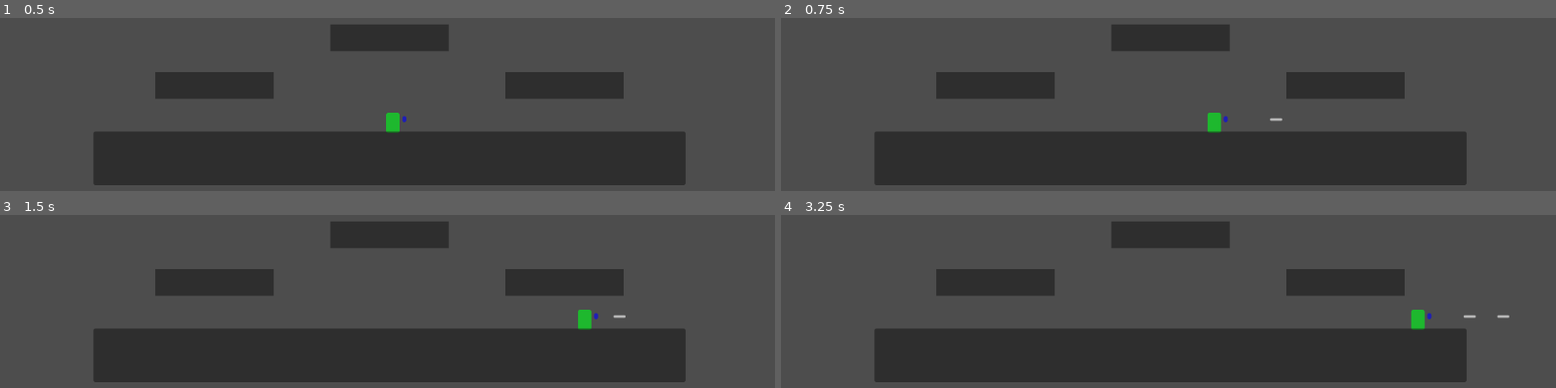
Above: before the commit, frames 1-4 (two rows, left to right).
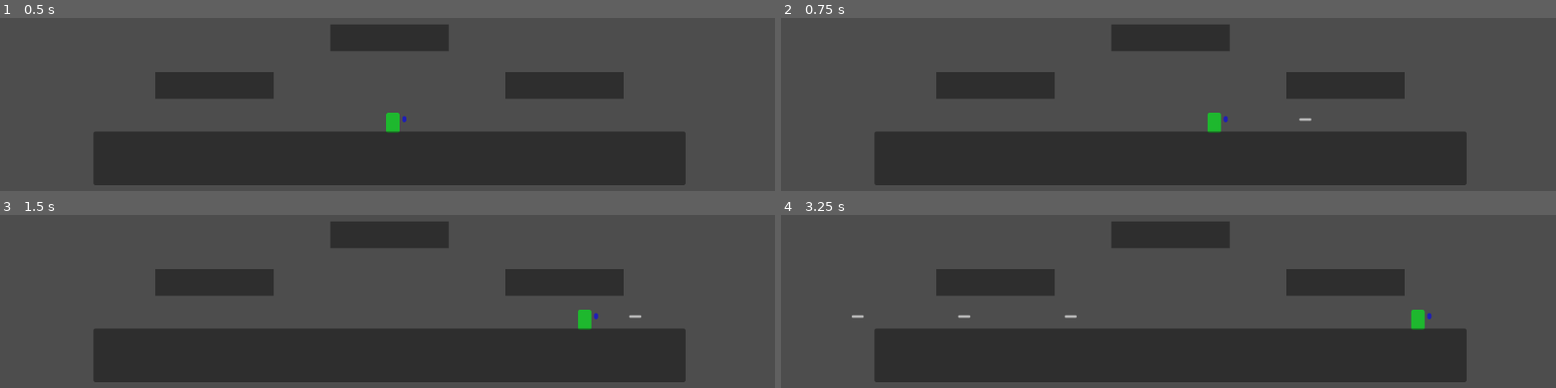
Above: after the commit, the same moments.

Repository: Wherritt/CaptainGameJam
Game: Godot game, scene res://Main.tscn
The game is run twice, just before and just after one commit, with the same random seed, the same clock (stepped at 60 frames per second) and the same inputs.
Inputs:
- Up to frame 1 (0.5 s): no input
- Up to frame 2 (0.75 s): tap Enter (ui_accept) at 0.5 s; hold Right (ui_right) from 0.53 s (still down); hold Enter (ui_accept) from 0.53 s (still down)
- Up to frame 3 (1.5 s): keep holding Right (ui_right); release Enter (ui_accept) at 1.28 s; tap Enter (ui_accept) at 1.35 s
- Up to frame 4 (3.25 s): tap Enter (ui_accept) at 1.52, 1.82, 2.85, 3.02 s; release Right (ui_right) at 2.03 s; hold Left (ui_left) 2.03-2.78 s; hold Enter (ui_accept) 2.03-2.78 s; hold Right (ui_right) from 2.78 s (still down)

Frame 1 is identical in both runs. In frame 2, less than 0.1% of the frame differs, in the area x 63-69%, y 57-60%; in frame 3, less than 0.1%; in frame 4, 0.2%, in the area x 9-94%, y 57-60%.

Commit message:
prep for merge to master

Diff:
--- a/Enemy1/Enemy1Movement.gd
+++ b/Enemy1/Enemy1Movement.gd
@@ -8,6 +8,21 @@
 @onready var ray_cast_left = $RayCastLeft
 @onready var ray_cast_right = $RayCastRight
 @onready var ray_cast_mid = $RayCastMid
+@onready var hat_1_node = preload("res://scripts/hat_1.tscn")#"res://scripts/hat_1.tscn")
+@onready var bullet_hat = preload("res://scripts/bullet_hat.tscn")
+var hat_instance = null
+var hats = []
+
+func _ready():
+	hats = [
+		hat_1_node,
+		bullet_hat
+	]
+
+	if randf() < 0.5:
+		var random_hat = randi() % hats.size()
+		hat_instance = hats[random_hat].instantiate()
+		$hat_point.add_child(hat_instance)
 
 func _process(delta):
 	#add gravity and move
@@ -35,6 +50,14 @@
 func take_enemy_damage(bullet_damage):
 	enemy_one_current_health -= bullet_damage
 	if enemy_one_current_health <= 0:
+		queue_free()
+		if hat_instance:
+			$hat_point.remove_child(hat_instance)
+			hat_instance.position = position
+			call_deferred("add_and_setpos")
+			hat_instance.enemy_dropped_hat = true
 		print("killed one Enemy1")
-	#destroy game object
-		queue_free()
+
+func add_and_setpos():
+	get_tree().root.add_child(hat_instance)
+	hat_instance.on_ground_timer.start()
--- a/Enemy1/enemy_1.tscn
+++ b/Enemy1/enemy_1.tscn
@@ -43,6 +43,9 @@
 position = Vector2(0, -12)
 shape = SubResource("RectangleShape2D_n8f4x")
 
+[node name="hat_point" type="Marker2D" parent="."]
+position = Vector2(0, -40)
+
 [connection signal="input_event" from="." to="." method="_on_input_event"]
 [connection signal="body_entered" from="DamageEmit" to="." method="_on_damage_emit_body_entered"]
 [connection signal="body_entered" from="DamageEmit" to="DamageEmit" method="_on_body_entered"]
--- a/Main.tscn
+++ b/Main.tscn
@@ -9,7 +9,7 @@
 [sub_resource type="RectangleShape2D" id="RectangleShape2D_1w8v2"]
 size = Vector2(876, 74)
 
-[node name="Node2D" type="Node2D"]
+[node name="Main" type="Node2D"]
 position = Vector2(-2, 0)
 
 [node name="Camera2D" type="Camera2D" parent="."]
--- a/Player/Player.gd
+++ b/Player/Player.gd
@@ -1,14 +1,32 @@
 extends CharacterBody2D
 
-const SPEED = 300.0
-const JUMP_VELOCITY = -450.0
+var SPEED
+var JUMP_VELOCITY
+var fire_rate
 const MAX_HEALTH = 10
 var current_health = MAX_HEALTH
-
+var has_hat_on = false
+var can_shoot = true
 # Get the gravity from the project settings to be synced with RigidBody nodes.
 var gravity = ProjectSettings.get_setting("physics/2d/default_gravity")
+@onready var shoot_timer = $shoot_timer
 
 func _physics_process(delta):
+	#HAT POWER UP
+	if not has_hat() == "":
+		if has_hat() == "hat_1":
+			SPEED = 600
+			JUMP_VELOCITY = -600
+			fire_rate = 0.3
+		elif has_hat() == "bullet_hat":
+			fire_rate = 0.08
+			SPEED = 300
+			JUMP_VELOCITY = -430
+	else:
+		SPEED = 300
+		JUMP_VELOCITY = -430
+		fire_rate = 0.3
+
 	# Add the gravity.
 	if not is_on_floor():
 		velocity.y += gravity * delta
@@ -18,7 +36,7 @@
 		velocity.y = JUMP_VELOCITY
 
 	# Handle shoot.
-	if Input.is_action_just_pressed("ui_accept"):
+	if Input.is_action_pressed("ui_accept") and can_shoot:
 		shoot()
 
 	# Get the input direction and handle the movement/deceleration.
@@ -35,6 +53,7 @@
 
 	move_and_slide()
 
+
 func shoot():
 	var Bullet = preload("res://scripts/bullet.tscn")
 	var bullet_instance = Bullet.instantiate()
@@ -42,6 +61,11 @@
 	#change bullet direction of travel based on player's orientation
 	bullet_instance.direction = Vector2($FlipBody.scale.x, 0)
 	get_parent().add_child(bullet_instance)
+	can_shoot = false
+	shoot_timer.start(fire_rate)
+
+func _on_shoot_timer_timeout():
+	can_shoot = true
 
 func take_damage(damage):
 	current_health -= damage
@@ -54,5 +78,16 @@
 	hide()
 	call_deferred("reload_scene")
 
+func has_hat() -> String:
+	var hat_point = $hat_point
+	if hat_point.get_child_count() > 0:
+		var hat_instance = hat_point.get_child(0)
+		if hat_instance:
+			if hat_instance.is_in_group("hat1"):
+				return "hat_1"
+			elif hat_instance.is_in_group("bullet_hat"):
+				return "bullet_hat"
+	return ""
+
 func reload_scene():
 	get_tree().reload_current_scene()
--- a/Player/Player.tscn
+++ b/Player/Player.tscn
@@ -28,3 +28,10 @@
 offset_top = -11.0
 offset_right = 20.0
 offset_bottom = -2.0
+
+[node name="hat_point" type="Marker2D" parent="."]
+position = Vector2(0, -22)
+
+[node name="shoot_timer" type="Timer" parent="."]
+
+[connection signal="timeout" from="shoot_timer" to="." method="_on_shoot_timer_timeout"]
--- a/scripts/Bullet.gd
+++ b/scripts/Bullet.gd
@@ -1,6 +1,6 @@
 extends Area2D
 
-const SPEED = 600
+const SPEED = 800
 var bullet_damage = 2
 var direction = Vector2.RIGHT
 
--- /dev/null
+++ b/scripts/bullet_hat.gd
@@ -0,0 +1,29 @@
+extends Area2D
+
+var enemy_dropped_hat = false
+@onready var wear_timer = $wearable_time
+@onready var on_ground_timer = $on_ground_timer
+
+#How long the player can wear the hat
+func _on_wearable_timer_timeout():
+	queue_free()
+
+func _on_on_ground_timer_timeout():
+	queue_free()
+
+func _on_body_entered(body):
+	if body.is_in_group("Player") and enemy_dropped_hat:
+		if not body.has_hat():
+			var player_hat_point = body.get_node("hat_point")
+#call deferred below
+			call_deferred("handle_hat_transfer", player_hat_point)
+			body.has_hat_on = true
+
+#these actions had to be handled in a "call_deferred" because the
+# _on_body_entered(body) func above, could not perform them directly
+func handle_hat_transfer(hat_point):
+		get_parent().remove_child(self)
+		hat_point.add_child(self)
+		position = Vector2.ZERO
+		wear_timer.start()
+		on_ground_timer.stop()
--- /dev/null
+++ b/scripts/bullet_hat.tscn
@@ -0,0 +1,30 @@
+[gd_scene load_steps=3 format=3 uid="uid://sn0nutle7b6f"]
+
+[ext_resource type="Script" path="res://scripts/bullet_hat.gd" id="1_0eos2"]
+
+[sub_resource type="CircleShape2D" id="CircleShape2D_hr5kd"]
+radius = 17.0294
+
+[node name="bullet_hat" type="Area2D" groups=["bullet_hat"]]
+script = ExtResource("1_0eos2")
+
+[node name="CollisionShape2D" type="CollisionShape2D" parent="."]
+shape = SubResource("CircleShape2D_hr5kd")
+
+[node name="Panel" type="Panel" parent="CollisionShape2D"]
+modulate = Color(100, 0, 100, 1)
+offset_left = -16.0
+offset_top = -16.0
+offset_right = 16.0
+offset_bottom = 16.0
+
+[node name="wearable_time" type="Timer" parent="."]
+wait_time = 7.0
+one_shot = true
+
+[node name="on_ground_timer" type="Timer" parent="."]
+wait_time = 5.0
+
+[connection signal="body_entered" from="." to="." method="_on_body_entered"]
+[connection signal="timeout" from="wearable_time" to="." method="_on_wearable_timer_timeout"]
+[connection signal="timeout" from="on_ground_timer" to="." method="_on_on_ground_timer_timeout"]
--- /dev/null
+++ b/scripts/hat_1.gd
@@ -0,0 +1,29 @@
+extends Area2D
+
+var enemy_dropped_hat = false
+@onready var wear_timer = $wearable_time
+@onready var on_ground_timer = $on_ground_timer
+
+#How long the player can wear the hat
+func _on_timer_timeout():
+	queue_free()
+
+func _on_on_ground_timer_timeout():
+	queue_free()
+
+func _on_body_entered(body):
+	if body.is_in_group("Player") and enemy_dropped_hat:
+		if not body.has_hat():
+			var player_hat_point = body.get_node("hat_point")
+#call deferred below
+			call_deferred("handle_hat_transfer", player_hat_point)
+			body.has_hat_on = true
+
+#these actions had to be handled in a "call_deferred" because the
+# _on_body_entered(body) func above, could not perform them directly
+func handle_hat_transfer(hat_point):
+		get_parent().remove_child(self)
+		hat_point.add_child(self)
+		position = Vector2.ZERO
+		wear_timer.start()
+		on_ground_timer.stop()
--- /dev/null
+++ b/scripts/hat_1.tscn
@@ -0,0 +1,30 @@
+[gd_scene load_steps=3 format=3 uid="uid://bn7vsp72o8foj"]
+
+[ext_resource type="Script" path="res://scripts/hat_1.gd" id="1_37ukv"]
+
+[sub_resource type="CircleShape2D" id="CircleShape2D_v2t6x"]
+radius = 20.0
+
+[node name="hat1" type="Area2D" groups=["hat1"]]
+script = ExtResource("1_37ukv")
+
+[node name="CollisionShape2D" type="CollisionShape2D" parent="."]
+shape = SubResource("CircleShape2D_v2t6x")
+
+[node name="Panel" type="Panel" parent="CollisionShape2D"]
+modulate = Color(100, 100, 1, 1)
+offset_left = -19.0
+offset_top = -19.0
+offset_right = 19.0
+offset_bottom = 19.0
+
+[node name="wearable_time" type="Timer" parent="."]
+wait_time = 7.0
+one_shot = true
+
+[node name="on_ground_timer" type="Timer" parent="."]
+wait_time = 5.0
+
+[connection signal="body_entered" from="." to="." method="_on_body_entered"]
+[connection signal="timeout" from="wearable_time" to="." method="_on_timer_timeout"]
+[connection signal="timeout" from="on_ground_timer" to="." method="_on_on_ground_timer_timeout"]
